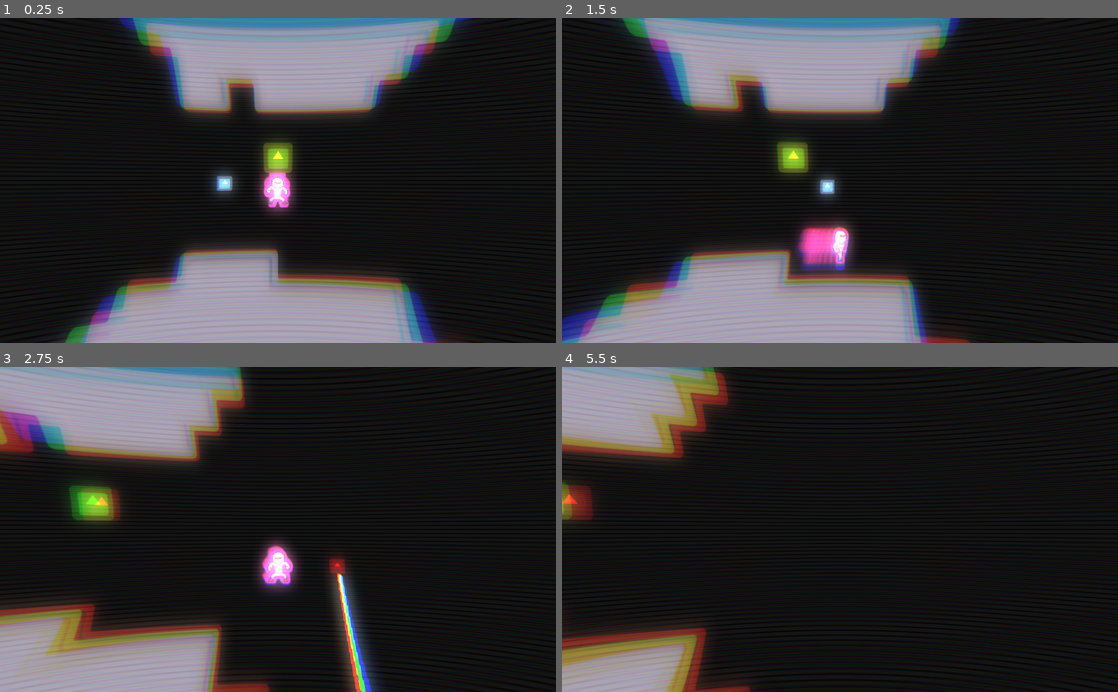
Above: before the commit, frames 1-4 (two rows, left to right).
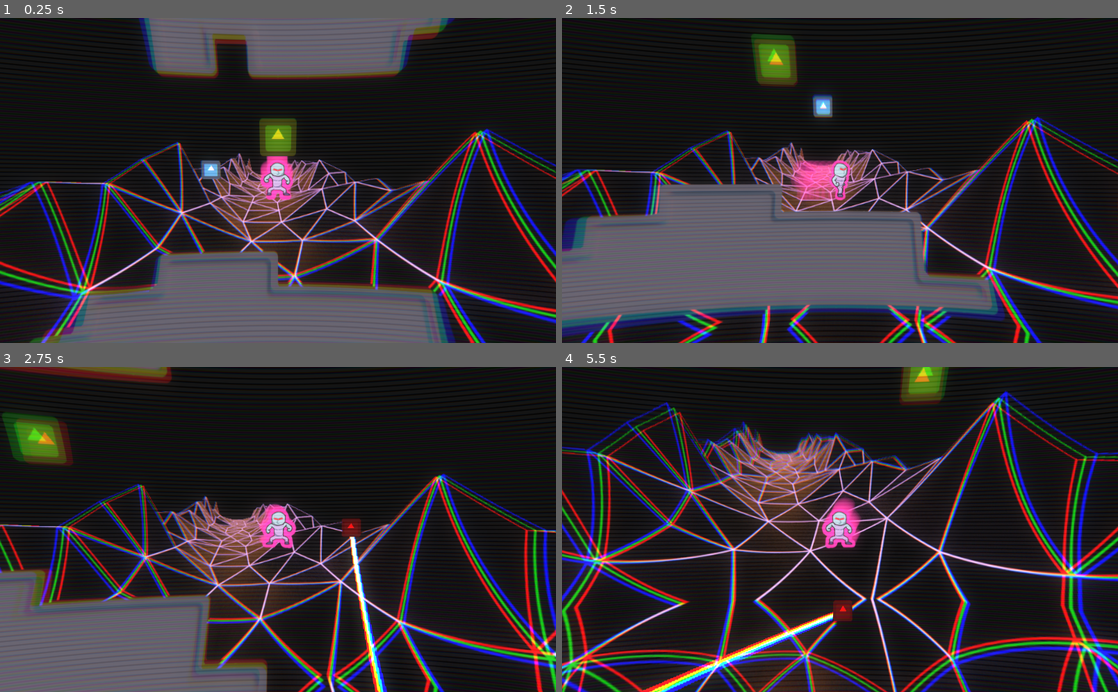
Above: after the commit, the same moments.

Repository: mdrgon1/GWJ-22-Spinzo
Game: Godot game, scene res://Main.tscn
Same seed, same stepped clock (60 frames per second), same inputs: the game is played once before the commit and once after it. The engine's default icon, where the game draws it, is replaced by a stand-in: a white triangle on a blue panel in a dark square.
Inputs:
- Up to frame 1 (0.25 s): no input
- Up to frame 2 (1.5 s): hold Shift (aim) 0.53-1.28 s; hold Right (move_right) from 0.53 s (still down); tap W (jump) at 0.77 s; tap E (throw_ball) at 1.35 s
- Up to frame 3 (2.75 s): tap W (jump) at 1.52 s; release Right (move_right) at 2.03 s; hold A (move_left) from 2.03 s (still down); hold Shift (aim) from 2.03 s (still down)
- Up to frame 4 (5.5 s): release A (move_left) at 2.78 s; release Shift (aim) at 2.78 s; hold Right (move_right) 2.78-4.28 s; tap E (throw_ball) at 2.85, 4.35 s; tap W (jump) at 3.02, 3.77, 4.52 s; hold Shift (aim) 3.53-4.28 s; hold A (move_left) 4.28-5.03 s; hold Right (move_right) from 5.03 s (still down); hold Shift (aim) from 5.03 s (still down)

The runs differ from the first frame. In frame 1, 48% of the frame differs, in the area x 0-100%, y 0-100%; in frame 2, 56%; in frame 3, 47%; in frame 4, 45%.

Commit message:
created mountains with parallax

Diff:
--- a/Project/MainLevel.tscn
+++ b/Project/MainLevel.tscn
@@ -7,6 +7,9 @@
 [ext_resource path="res://tileset.tres" type="TileSet" id=5]
 [ext_resource path="res://Player Outline/animations/spriteframes.tres" type="SpriteFrames" id=6]
 [ext_resource path="res://Scripts/Camera.gd" type="Script" id=7]
+[ext_resource path="res://backdrop/mountains.png" type="Texture" id=8]
+
+[sub_resource type="ShaderMaterial" id=2]
 
 [node name="MainLevel" type="Node2D" groups=[
 "main level",
@@ -44,7 +47,7 @@
 "camera",
 ]]
 current = true
-zoom = Vector2( 0.25, 0.25 )
+zoom = Vector2( 0.2, 0.2 )
 script = ExtResource( 7 )
 
 [node name="TileMap" type="TileMap" parent="."]
@@ -52,3 +55,24 @@
 tile_set = ExtResource( 5 )
 format = 1
 tile_data = PoolIntArray( 262140, 0, 8, 262141, 0, 10, 262142, 0, 10, 262143, 0, 11, 327674, 0, 8, 327675, 0, 10, 32767 …(651 unchanged characters)…
+
+[node name="ParallaxBackground" type="ParallaxBackground" parent="."]
+scale = Vector2( 0.2, 0.2 )
+transform = Transform2D( 0.2, 0, 0, 0.2, 0, 0 )
+
+[node name="ParallaxLayer" type="ParallaxLayer" parent="ParallaxBackground"]
+motion_scale = Vector2( 0.8, 0.8 )
+motion_mirroring = Vector2( 1920, 1080 )
+
+[node name="TextureRect" type="TextureRect" parent="ParallaxBackground/ParallaxLayer"]
+material = SubResource( 2 )
+margin_left = -567.253
+margin_top = -61.4036
+margin_right = 1352.75
+margin_bottom = 1018.6
+texture = ExtResource( 8 )
+expand = true
+stretch_mode = 2
+__meta__ = {
+"_edit_use_anchors_": false
+}
--- a/Project/Scripts/Camera.gd
+++ b/Project/Scripts/Camera.gd
@@ -9,4 +9,4 @@
 
 func _process(delta):
 	position.y = min(position.y, player.position.y + Y_OFFSET)
-	position.x = player.position.x
+	position = player.position
--- a/Project/shaders/shader.tres
+++ b/Project/shaders/shader.tres
@@ -4,11 +4,11 @@
 
 [resource]
 shader = ExtResource( 1 )
-shader_param/chrom_amount = 0.5
-shader_param/chrom_spread = 0.1
+shader_param/chrom_amount = 0.4
+shader_param/chrom_spread = 0.05
 shader_param/glare_size = 3.0
 shader_param/glare_contrast = -0.394
-shader_param/glare_amount = 0.818
+shader_param/glare_amount = 0.2
 shader_param/line_strength = 0.08
 shader_param/line_density = 600.0
 shader_param/line_contrast = -0.1
Not shown: 1 places in Project/MainLevel.tscn that only renumber resources
Binary file added: Project/backdrop/mountains.png
Not shown, added: Project/backdrop/mountains.png.import
Not shown, changed: Resources/backdrop.blend
Not shown, changed: Resources/backdrop.blend1
